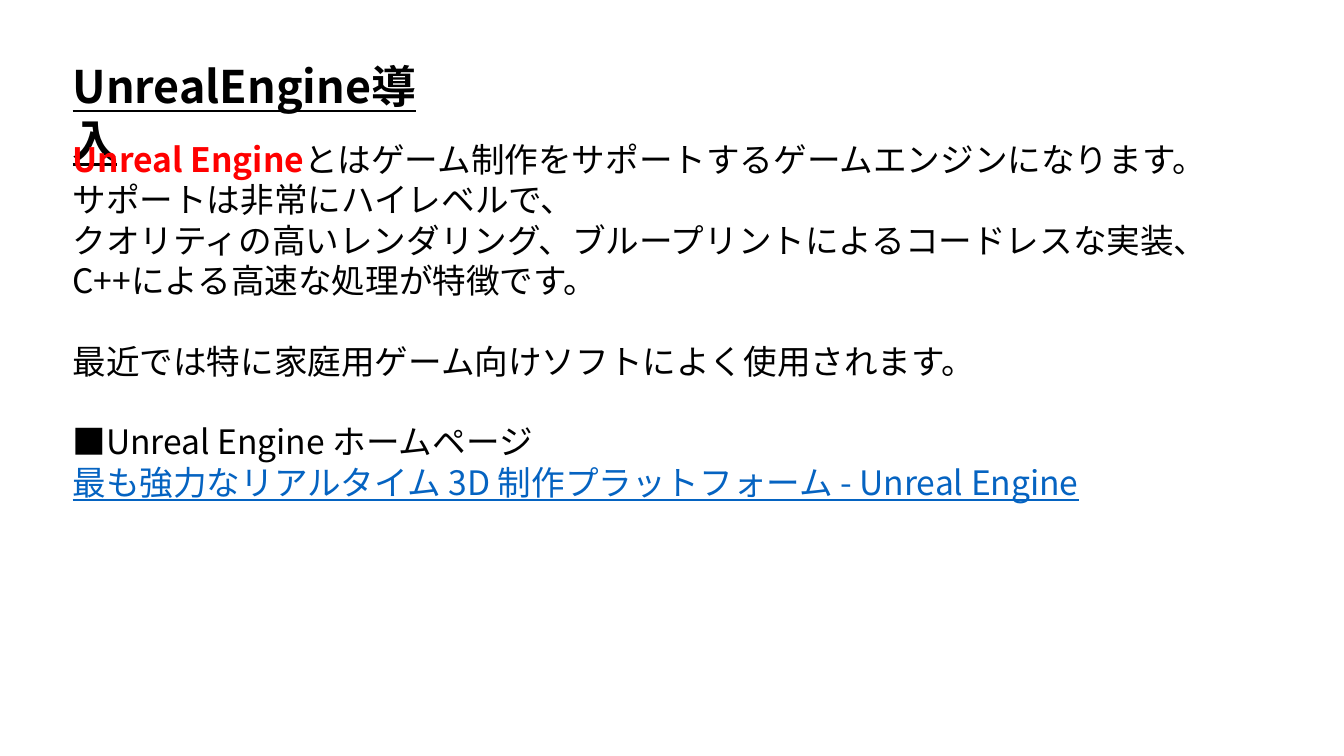
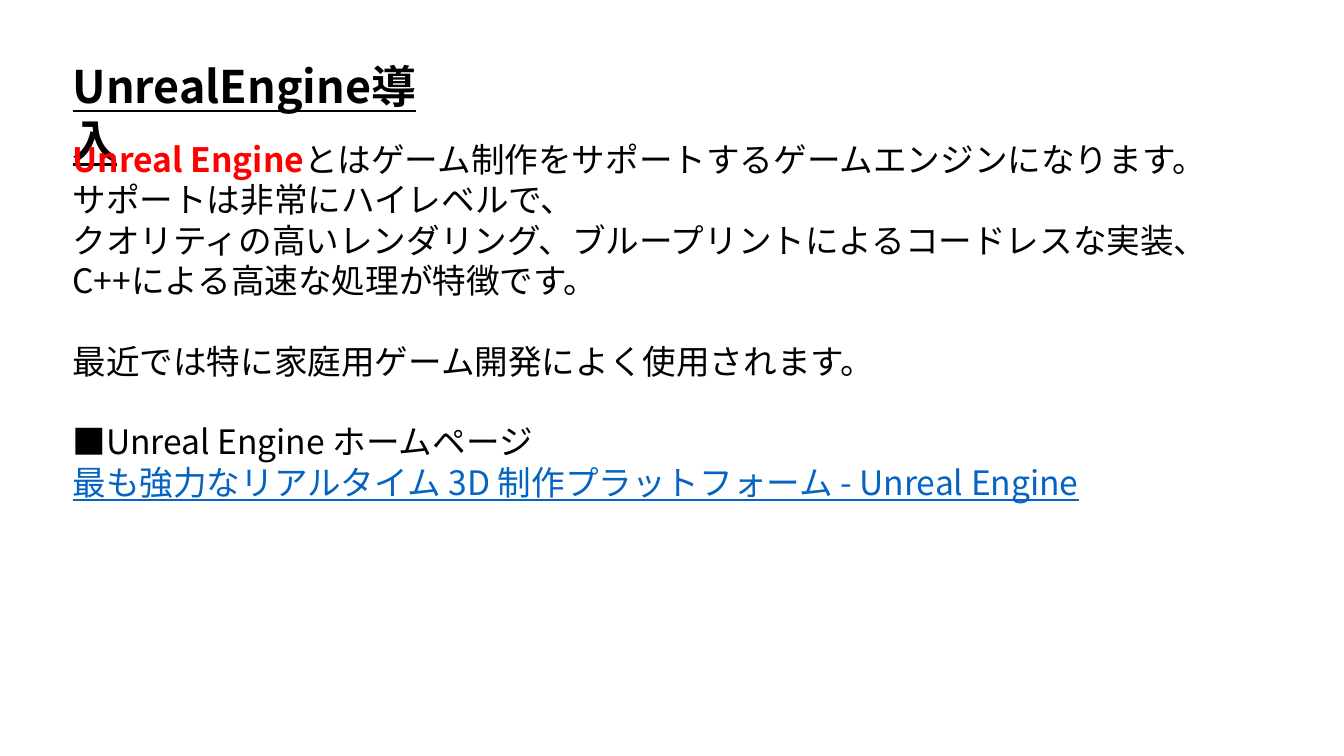
Before and after one commit to ArakiYusuke-Ohara/Textbook, a slide deck: slide 1 of ゲーム科3年/00_前期/ゲームエンジンⅤ/00_UnrealEngine導入.pptx. Drawn at 1344x756 pixels with LibreOffice and Linux fonts; fonts in the diff are those of the drawing. Boxes give left, top, right and bottom in pixels: in the first picture for what was removed or moved away, otherwise in the second. Text is boxed around its words. In the diff, an @@ line names an element or a change of style, - is before the commit and + after.

```diff
--- a/ゲーム科3年/00_前期/ゲームエンジンⅤ/00_UnrealEngine導入.pptx
+++ b/ゲーム科3年/00_前期/ゲームエンジンⅤ/00_UnrealEngine導入.pptx
@@ text at [73,345,875,377]: text changed @@
-最近では特に家庭用ゲーム向けソフトによく使用されます。
+最近では特に家庭用ゲーム開発によく使用されます。
```
Also in this commit, not shown: 21 other files.
